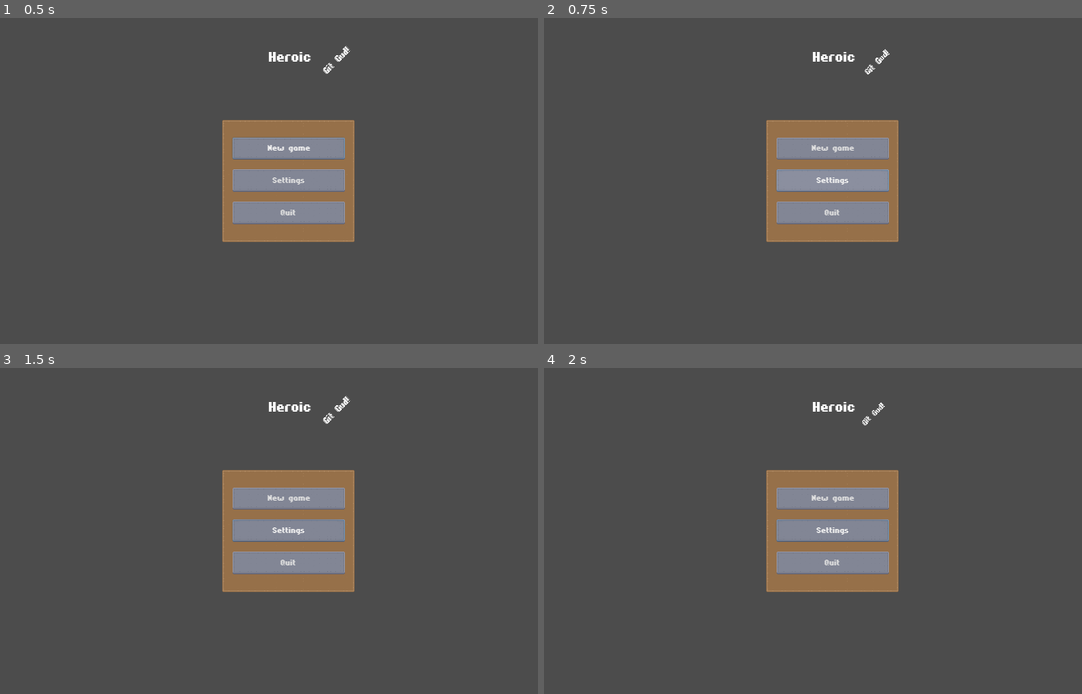
Above: before the commit, frames 1-4 (two rows, left to right).
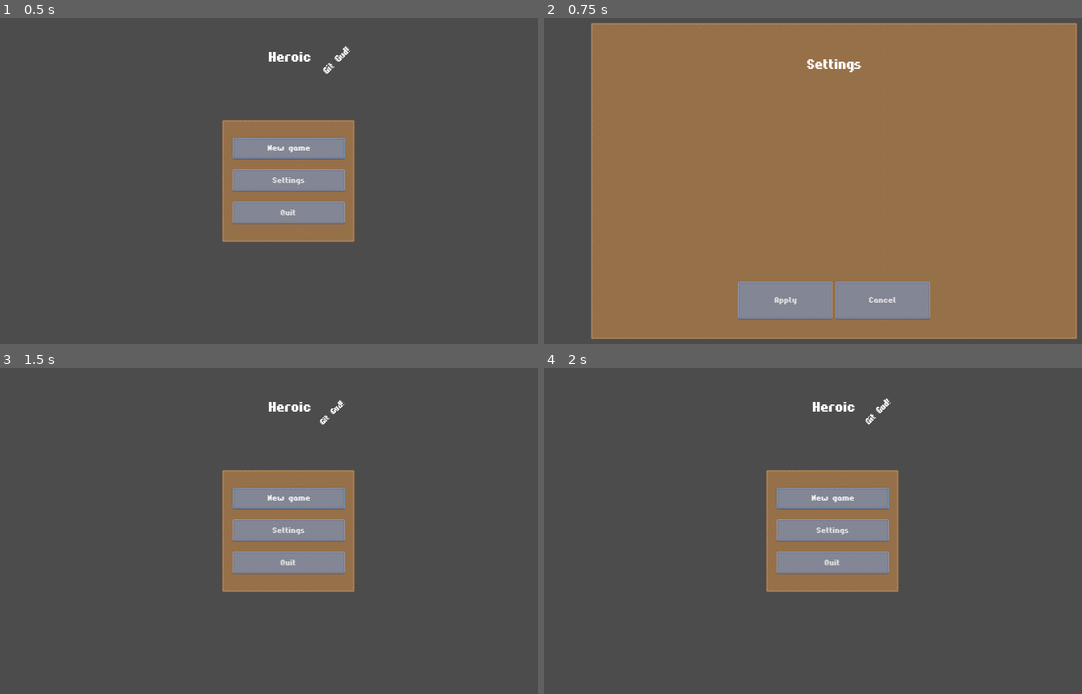
Above: after the commit, the same moments.

Repository: Rebel2002/heroic
Game: Godot game, scene res://Scenes/UI/MainMenu.tscn
The game is run twice, just before and just after one commit, with the same random seed, the same clock (stepped at 60 frames per second) and the same inputs.
Inputs (mouse positions are in pixels of both pictures, inside the frame that each line leads up to):
- Up to frame 1 (0.5 s): no input
- Up to frame 2 (0.75 s): click "Settings" at 0.5 s
- Up to frame 3 (1.5 s): click (242, 651) at 1.25 s, where only the run after the commit has a clickable "Apply"
- Up to frame 4 (2 s): no input

Frame 1 is identical in both runs. In frame 2, 83% of the frame differs, in the area x 8-100%, y 1-99%; in frame 3, 0.2%; in frame 4, 0.2%.

Commit message:
Add basic settings window

Diff:
--- a/Scenes/Core/Main.tscn
+++ b/Scenes/Core/Main.tscn
@@ -8,7 +8,7 @@
 [ext_resource path="res://Scenes/UI/Chat.tscn" type="PackedScene" id=6]
 [ext_resource path="res://Scenes/UI/Inventory.tscn" type="PackedScene" id=7]
 
-[node name="Main" type="Node" index="0"]
+[node name="Main" type="Node"]
 
 script = ExtResource( 1 )
 
--- a/Scenes/UI/MainMenu.tscn
+++ b/Scenes/UI/MainMenu.tscn
@@ -31,7 +31,7 @@
 "values": [ Vector2( 1, 1 ), Vector2( 1.2, 1.2 ) ]
 }
 
-[node name="MainMenu" type="Control"]
+[node name="MainMenu" type="Control" index="0"]
 
 anchor_left = 0.5
 anchor_top = 0.5
--- /dev/null
+++ b/Scenes/UI/Settings.tscn
@@ -0,0 +1,137 @@
+[gd_scene load_steps=4 format=2]
+
+[ext_resource path="res://Scripts/UI/Settings.gd" type="Script" id=1]
+[ext_resource path="res://Styles/MenuTheme.tres" type="Theme" id=2]
+[ext_resource path="res://Styles/LabelFont.tres" type="DynamicFont" id=3]
+
+[node name="Settings" type="Control" index="0"]
+
+anchor_left = 0.0
+anchor_top = 0.0
+anchor_right = 1.0
+anchor_bottom = 1.0
+rect_pivot_offset = Vector2( 0, 0 )
+rect_clip_content = false
+mouse_filter = 0
+mouse_default_cursor_shape = 0
+size_flags_horizontal = 1
+size_flags_vertical = 1
+script = ExtResource( 1 )
+_sections_unfolded = [ "Theme" ]
+
+[node name="Panel" type="Panel" parent="." index="0"]
+
+anchor_left = 0.5
+anchor_top = 0.5
+anchor_right = 0.5
+anchor_bottom = 0.5
+margin_left = -385.0
+margin_top = -250.0
+margin_right = 385.0
+margin_bottom = 250.0
+rect_pivot_offset = Vector2( 0, 0 )
+rect_clip_content = false
+mouse_filter = 0
+mouse_default_cursor_shape = 0
+size_flags_horizontal = 1
+size_flags_vertical = 1
+theme = ExtResource( 2 )
+_sections_unfolded = [ "Theme", "custom_styles" ]
+
+[node name="Buttons" type="HBoxContainer" parent="Panel" index="0"]
+
+editor/display_folded = true
+anchor_left = 0.0
+anchor_top = 1.0
+anchor_right = 1.0
+anchor_bottom = 1.0
+margin_top = -91.0
+margin_bottom = -31.0
+rect_pivot_offset = Vector2( 0, 0 )
+rect_clip_content = false
+mouse_filter = 1
+mouse_default_cursor_shape = 0
+size_flags_horizontal = 1
+size_flags_vertical = 1
+alignment = 1
+_sections_unfolded = [ "custom_constants" ]
+
+[node name="Cancel" type="Button" parent="Panel/Buttons" index="0"]
+
+anchor_left = 0.0
+anchor_top = 0.0
+anchor_right = 0.0
+anchor_bottom = 0.0
+margin_left = 233.0
+margin_right = 383.0
+margin_bottom = 60.0
+rect_min_size = Vector2( 150, 60 )
+rect_pivot_offset = Vector2( 0, 0 )
+rect_clip_content = false
+focus_mode = 2
+mouse_filter = 0
+mouse_default_cursor_shape = 0
+size_flags_horizontal = 1
+size_flags_vertical = 3
+toggle_mode = false
+enabled_focus_mode = 2
+shortcut = null
+group = null
+text = "Apply"
+flat = false
+align = 1
+_sections_unfolded = [ "Rect", "Textures", "Theme", "custom_constants", "custom_styles" ]
+
+[node name="Apply" type="Button" parent="Panel/Buttons" index="1"]
+
+anchor_left = 0.0
+anchor_top = 0.0
+anchor_right = 0.0
+anchor_bottom = 0.0
+margin_left = 387.0
+margin_right = 537.0
+margin_bottom = 60.0
+rect_min_size = Vector2( 150, 60 )
+rect_pivot_offset = Vector2( 0, 0 )
+rect_clip_content = false
+focus_mode = 2
+mouse_filter = 0
+mouse_default_cursor_shape = 0
+size_flags_horizontal = 1
+size_flags_vertical = 3
+toggle_mode = false
+enabled_focus_mode = 2
+shortcut = null
+group = null
+text = "Cancel"
+flat = false
+align = 1
+_sections_unfolded = [ "Margin", "Rect" ]
+
+[node name="SettingsLabel" type="Label" parent="Panel" index="1"]
+
+anchor_left = 0.5
+anchor_top = 0.0
+anchor_right = 0.5
+anchor_bottom = 0.0
+margin_left = -512.0
+margin_top = 51.0
+margin_right = 512.0
+margin_bottom = 78.0
+rect_pivot_offset = Vector2( 0, 0 )
+rect_clip_content = false
+mouse_filter = 2
+mouse_default_cursor_shape = 0
+size_flags_horizontal = 1
+size_flags_vertical = 4
+custom_fonts/font = ExtResource( 3 )
+text = "Settings"
+align = 1
+percent_visible = 1.0
+lines_skipped = 0
+max_lines_visible = -1
+_sections_unfolded = [ "custom_fonts" ]
+
+[connection signal="pressed" from="Panel/Buttons/Cancel" to="." method="_on_Cancel_pressed"]
+
+[connection signal="pressed" from="Panel/Buttons/Apply" to="." method="_on_Apply_pressed"]
--- a/Scenes/UI/TouchControls.tscn
+++ b/Scenes/UI/TouchControls.tscn
@@ -5,7 +5,7 @@
 [ext_resource path="res://Sprites/UI/TouchA.png" type="Texture" id=3]
 [ext_resource path="res://Sprites/UI/TouchR.png" type="Texture" id=4]
 
-[node name="TouchControls" type="Control" index="0"]
+[node name="TouchControls" type="Control"]
 
 anchor_left = 0.0
 anchor_top = 0.5
--- a/Scripts/UI/MainMenu.gd
+++ b/Scripts/UI/MainMenu.gd
@@ -15,7 +15,7 @@
 	get_tree().change_scene("res://Scenes/UI/CreateCharacter.tscn")
 
 func _on_Settings_pressed():
-	pass # Settings? We don't need settings.
+	get_tree().change_scene("res://Scenes/UI/Settings.tscn")
 
 func _on_Quit_pressed():
 	get_tree().quit()
--- /dev/null
+++ b/Scripts/UI/Settings.gd
@@ -0,0 +1,10 @@
+extends Control
+
+func _ready():
+	pass
+
+func _on_Cancel_pressed():
+	get_tree().change_scene("res://Scenes/UI/MainMenu.tscn")
+
+func _on_Apply_pressed():
+	get_tree().change_scene("res://Scenes/UI/MainMenu.tscn")
